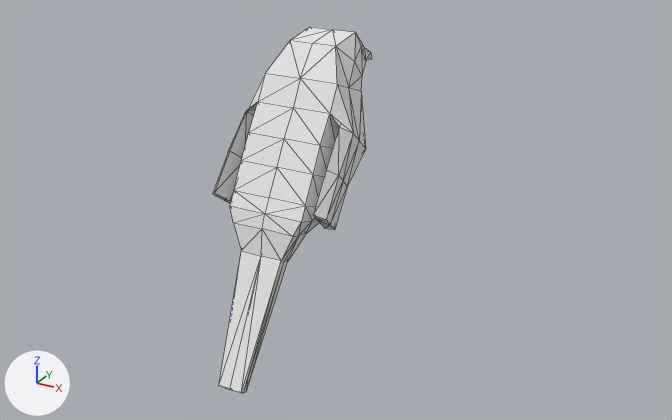
A saved change to the Blender file res/models/bird.blend.
Before and after are seen from a 50 mm camera at (8.55, -14.66, 6.64) aimed at (0.73, -0.44, -0.47). The axes (+X, +Y, +Z) are drawn at lower left. The lights are the same throughout. Mesh edges are drawn as thin lines.

Script lines for the objects in view, before the commit:
```python
me_cube = bpy.data.meshes.new('Cube')
me_cube.from_pydata(...)  # 90 vertices, 74 faces; spans x 0.0..1.22, y -3.12..1.63, z -3.23..2.67
me_cube.materials.append(mat_material)  # white #e7e7e7
ob_cube = bpy.data.objects.new('Cube', me_cube)
ob_cube.location = (0.0, 0.0, 0.0)
_m = ob_cube.modifiers.new('Mirror', 'MIRROR')
_m.use_clip = True
_m = ob_cube.modifiers.new('Triangulate', 'TRIANGULATE')
```
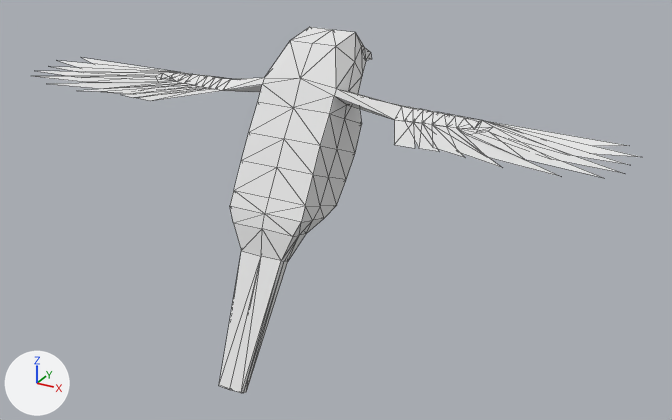
Changed parts and their boxes (x1, y1, x2, y2) in the pictures (672 x 420 px):
'Cube', reshaped (279% wider): before (213, 27, 372, 393); after (34, 27, 640, 393)
part 1 of me_cube, built on: before (213, 40, 365, 230); after (34, 40, 640, 178)

The change, as a diff of the scene's bpy script:
```diff
--- a/res/models/bird.blend.py
+++ b/res/models/bird.blend.py
@@ me_cube @@
 # used by ob_cube; location = (0.0, 0.0, 0.0)
-me_cube.from_pydata(...)  # 90 vertices, 74 faces; spans x 0.0..1.22, y -3.12..1.63, z -3.23..2.67
+me_cube.from_pydata(...)  # 125 vertices, 96 faces, 4 loose edges; spans x 0.0..6.15, y -3.12..1.63, z -3.23..2.67
+# me_cube part 1
+# 14 vertices are removed from x 0.8..1.22, y -1.85..0.21, z -0.55..1.18
+# 18 faces are deleted
+# 7 vertices move from x 0.76..1.06, y -0.8..0.47, z 0.14..2.01 to x 0.76..2.07, y -0.57..0.34, z 1.53..1.93
+# 49 vertices are added at x 1.85..6.15, y -1.72..0.28, z 1.46..1.64
+# 4 loose edges are added
+# 40 new faces join them
 me_cube.materials.append(mat_material)
```
